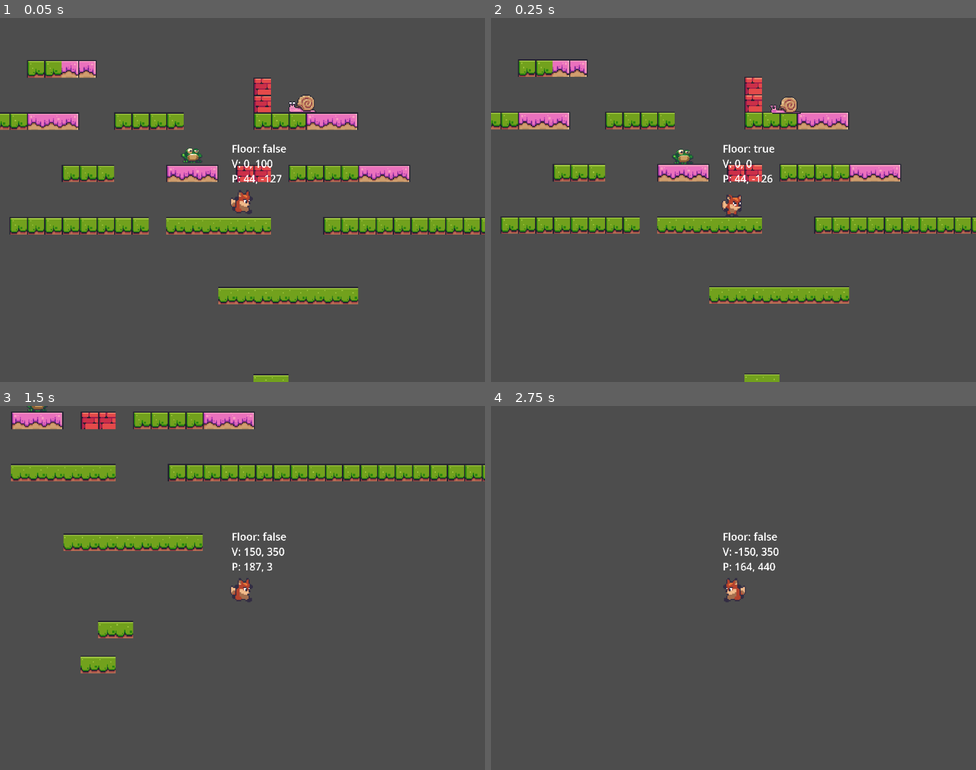
Above: before the commit, frames 1-4 (two rows, left to right).
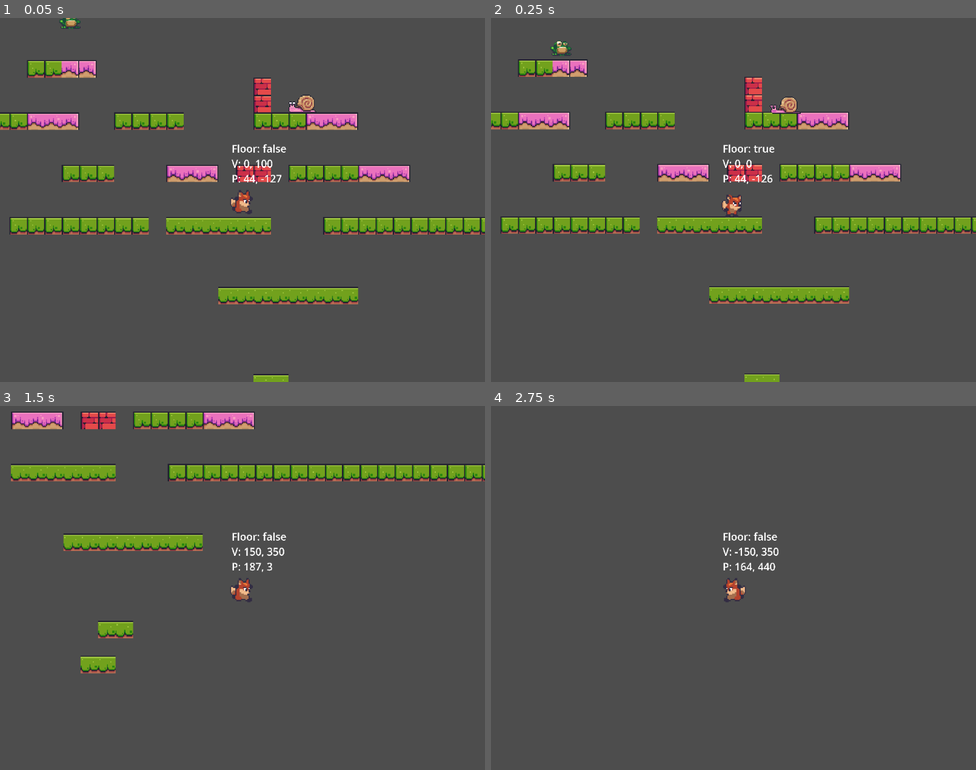
Above: after the commit, the same moments.

Repository: lithiumagic/fplatf
Game: Godot game, scene res://Scenes/LevelBase/level_base.tscn
Same seed, same stepped clock (60 frames per second), same inputs: the game is played once before the commit and once after it.
Inputs:
- Up to frame 1 (0.05 s): no input
- Up to frame 2 (0.25 s): no input
- Up to frame 3 (1.5 s): hold D (right) from 0.53 s (still down); tap J (jump) at 0.6, 0.77, 1.07, 1.35 s
- Up to frame 4 (2.75 s): tap J (jump) at 1.52, 1.82, 2.1 s; release D (right) at 2.03 s; hold A (left) from 2.03 s (still down)

The runs differ from the first frame. In frame 1, 0.2% of the frame differs, in the area x 12-42%, y 0-40%; in frame 2, 0.3%, in the area x 12-42%, y 6-41%; in frame 3, less than 0.1%; in frame 4, nothing differs.

Commit message:
144 eagle start

Diff:
--- a/Scenes/Enemies/Frog/frog.gd
+++ b/Scenes/Enemies/Frog/frog.gd
@@ -1,14 +1,27 @@
 extends EnemyBase
+
+
+@onready var jump_timer: Timer = $JumpTimer
 
 var _seen_player: bool = false
 var _can_jump: bool = false
+
+const JUMP_VELOCITY_R: Vector2 = Vector2(100, -150)
+const JUMP_VELOCITY_L: Vector2 = Vector2(-100, -150)
+
+
 
 func _physics_process(delta: float) -> void:
 	super._physics_process(delta)
 	velocity.y += delta * _gravity
 
+	apply_jump()
 	move_and_slide()
 	flip_me()
+
+	if is_on_floor():
+			velocity.x = 0
+			animated_sprite_2d.play('idle')
 
 
 func flip_me() -> void:
@@ -19,10 +32,26 @@
 
 
 func apply_jump() -> void:
-	if not is_on_floor() or not _can_jump or not _seen_player:
+	if is_on_floor() == false or _can_jump == false:
 		return
 
+	if _seen_player == false:
+		return
 
+	velocity = JUMP_VELOCITY_R if animated_sprite_2d.flip_h else JUMP_VELOCITY_L
+	_can_jump = false
+	start_timer()
+	animated_sprite_2d.play("jump")
+
+func start_timer() -> void:
+	jump_timer.wait_time = randf_range(2.0, 3.0)
+	jump_timer.start()
+
+
+func _on_visible_on_screen_notifier_2d_screen_entered() -> void:
+	if _seen_player == false:
+		_seen_player = true
+		start_timer()
 
 func _on_jump_timer_timeout() -> void:
 	_can_jump = true
--- a/Scenes/LevelBase/level_base.tscn
+++ b/Scenes/LevelBase/level_base.tscn
@@ -258,4 +258,4 @@
 position = Vector2(98, -217)
 
 [node name="Frog" parent="." instance=ExtResource("4_fu0cx")]
-position = Vector2(-3, -170)
+position = Vector2(-115, -293)
